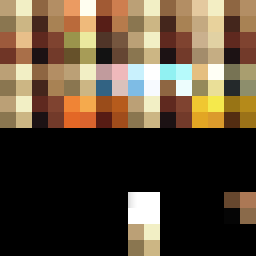
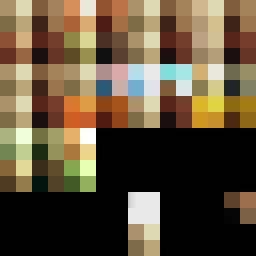
The second 256 × 256 image is a revision of the first. Changes to its layers:
added layer "Layer 14" above "Layer 13" over [0, 128, 96, 192]
added layer "Layer 12 copy 3" above "Layer 12 copy 2" over [0, 0, 256, 256]
"Layer 12 copy 2": opacity 40% → 100%, painted on it over [0, 0, 256, 256]
removed layer "Layer 12 copy" (was 40%) over [0, 0, 256, 256]
removed layer "Layer 12" over [0, 0, 256, 256]
